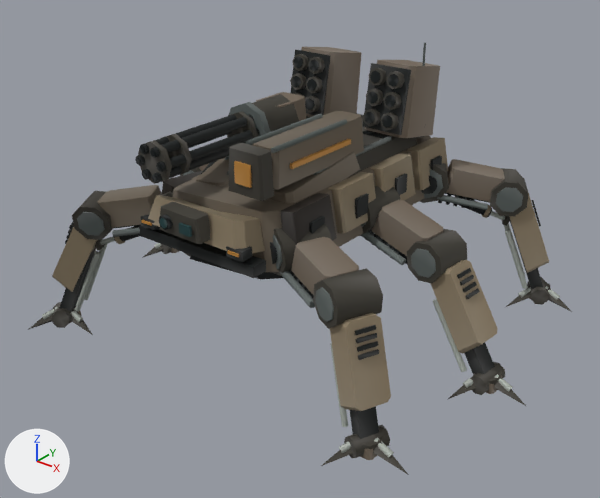
The glTF model assets/ridgeback-mech/mx06_d2_lod1.glb, before and after one commit.
Rendered twice from a 50 mm lens placed at (6.52, -8.35, 6.13), pointed at (0.17, -0.42, 1.22). Arrows for +X, +Y and +Z are at lower left; the lights stay in place. The older version comes first. Where no turn or scale is listed for an object, it has been applied to the vertices. Vertices at exactly the same position are counted once.

The scene before the commit, as lines of its bpy script (objects in view):
```python
me_mesh_0 = bpy.data.meshes.new('Mesh_0')
me_mesh_0.from_pydata(...)  # 574 vertices, 952 faces; spans x -1.2..1.2, y -2.31..1.92, z -0.62..1.9
me_mesh_0.materials.append(mat_mx06_armor_palette)
me_mesh_34 = bpy.data.meshes.new('Mesh_34')
me_mesh_34.from_pydata(...)  # 100 vertices, 168 faces; spans x -0.27..0.27, y -1.86..0.26, z -0.17..0.36
me_mesh_34.materials.append(mat_mx06_armor_palette)
me_mesh_35 = bpy.data.meshes.new('Mesh_35')
me_mesh_35.from_pydata(...)  # 240 vertices, 424 faces; spans x -0.995..-0.305, y -0.591..0.517, z -0.342..0.731
me_mesh_35.materials.append(mat_mx06_armor_palette)
me_mesh_36 = bpy.data.meshes.new('Mesh_36')
me_mesh_36.from_pydata(...)  # 240 vertices, 424 faces; spans x 0.305..0.995, y -0.591..0.517, z -0.342..0.731
me_mesh_36.materials.append(mat_mx06_armor_palette)
ob_hull_armor = bpy.data.objects.new('HULL_ARMOR', me_mesh_0)
ob_hull_armor.location = (0.0, 0.0, 1.9)
ob_laser_cannon = bpy.data.objects.new('LASER_CANNON', me_mesh_34)
ob_laser_cannon.location = (0.58, -0.1, 2.75)
ob_missile_pod_l = bpy.data.objects.new('MISSILE_POD_L', me_mesh_35)
ob_missile_pod_l.location = (0.0, 1.22, 2.83)
ob_missile_pod_r = bpy.data.objects.new('MISSILE_POD_R', me_mesh_36)
ob_missile_pod_r.location = (0.0, 1.22, 2.83)
# also in view: 'UPPER_ARM_FL' at (-1.28, -1.63, 1.85); 'SHIN_ARMOR_FR' at (2.18, -1.97, 1.04); 'SHIN_ARMOR_FL' at (-2.14, -2.19, 1.01); 'SHIN_ARMOR_RR' at (2.15, 2.15, 1.01); 'UPPER_ARM_FR' at (1.33, -1.59, 1.86)
```
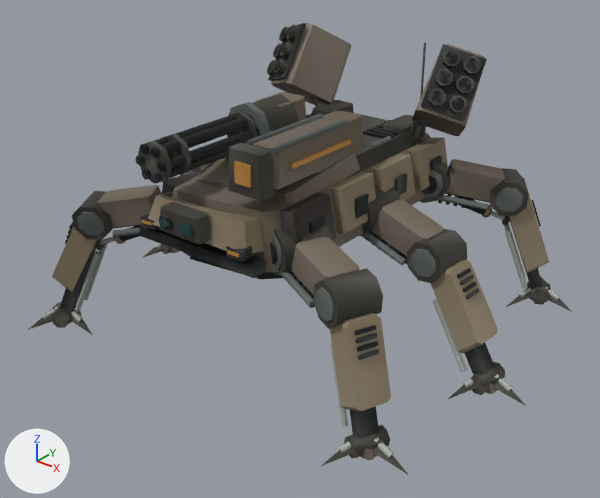
Where the newer file only moved an object's origin or applied its transform, the numbers keep the older frame.

What differs and where, as boxes [x1, y1, x2, y2] in the pictures (600 x 498 px):
'MISSILE_POD_R', reshaped (18% taller)
    before: [363, 60, 440, 138]
    after: [412, 44, 487, 136]
'MISSILE_POD_L', reshaped (16% wider, 15% taller)
    before: [290, 47, 362, 117]
    after: [267, 23, 351, 104]
part 1 of me_mesh_0, added (mostly hidden)
    after: [310, 96, 326, 107]
part 2 of me_mesh_0, added (mostly hidden)
    after: [410, 119, 430, 136]

Edits to the bpy script that builds the scene:
```text
Change me_mesh_0:
    used by ob_hull_armor; location = (0.0, 0.0, 1.9)
    remove me_mesh_0.from_pydata(...)  # 574 vertices, 952 faces; spans x -1.2..1.2, y -2.31..1.92, z -0.62..1.9
    add me_mesh_0.from_pydata(...)  # 646 vertices, 1080 faces; spans x -1.24..1.24, y -2.31..1.92, z -0.62..1.9
    me_mesh_0 part 1: a new loose piece of 18 vertices spanning x -1.24..-0.66, y 1.22..1.53, z 0.56..1.14, in mat_mx06_armor_palette
    me_mesh_0 part 2: a new loose piece of 18 vertices spanning x 0.66..1.24, y 1.22..1.53, z 0.56..1.14, in mat_mx06_armor_palette
    other edits to the shape of me_mesh_0 do not show in these pictures
Change me_mesh_35:
    used by ob_missile_pod_l; location = (0.0, 1.22, 2.83)
    remove me_mesh_35.from_pydata(...)  # 240 vertices, 424 faces; spans x -0.995..-0.305, y -0.591..0.517, z -0.342..0.731
    add me_mesh_35.from_pydata(...)  # 240 vertices, 424 faces; spans x -1.682..-0.71, y -0.359..0.985, z -0.349..0.978
    me_mesh_35 part 3: the whole mesh is multiplied about its middle by the matrix ((0.866, 0.492, -0.09), (-0.418, 0.811, 0.409), (0.274, -0.317, 0.908)), then moved by (-0.565, 0.317, 0.144)
Change me_mesh_36:
    used by ob_missile_pod_r; location = (0.0, 1.22, 2.83)
    remove me_mesh_36.from_pydata(...)  # 240 vertices, 424 faces; spans x 0.305..0.995, y -0.591..0.517, z -0.342..0.731
    add me_mesh_36.from_pydata(...)  # 240 vertices, 424 faces; spans x 0.71..1.682, y -0.359..0.985, z -0.349..0.978
    me_mesh_36 part 4: the whole mesh is multiplied about its middle by the matrix ((0.866, -0.492, 0.09), (0.418, 0.811, 0.409), (-0.274, -0.317, 0.908)), then moved by (0.565, 0.317, 0.144)
```
